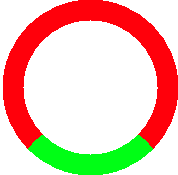
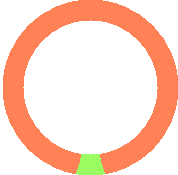
Layered file, before and after one edit (178×175). Changes by layer:
painted on "Paint Layer 1" over (x1=3, y1=0, x2=178, y2=175)
